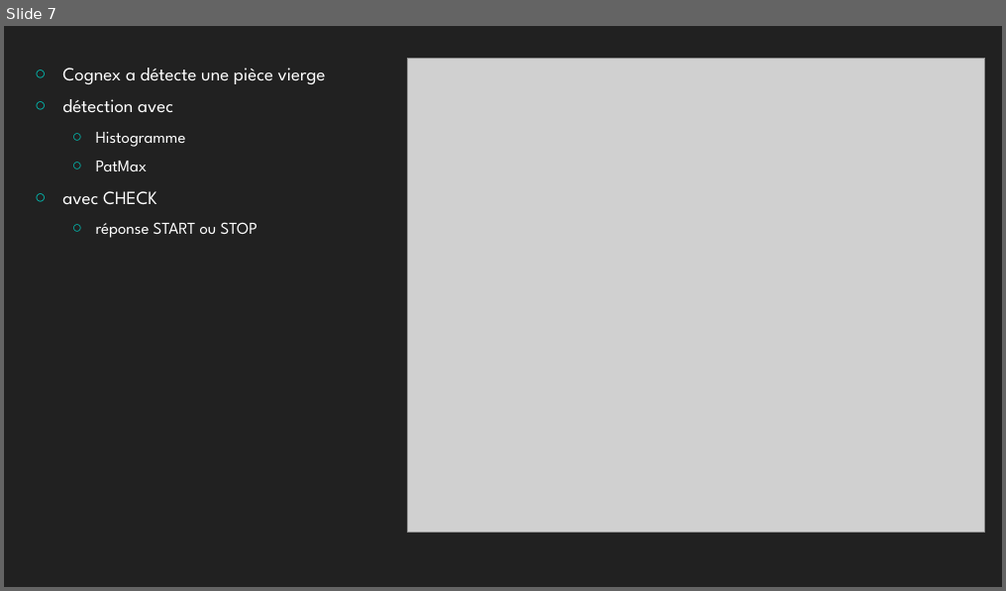
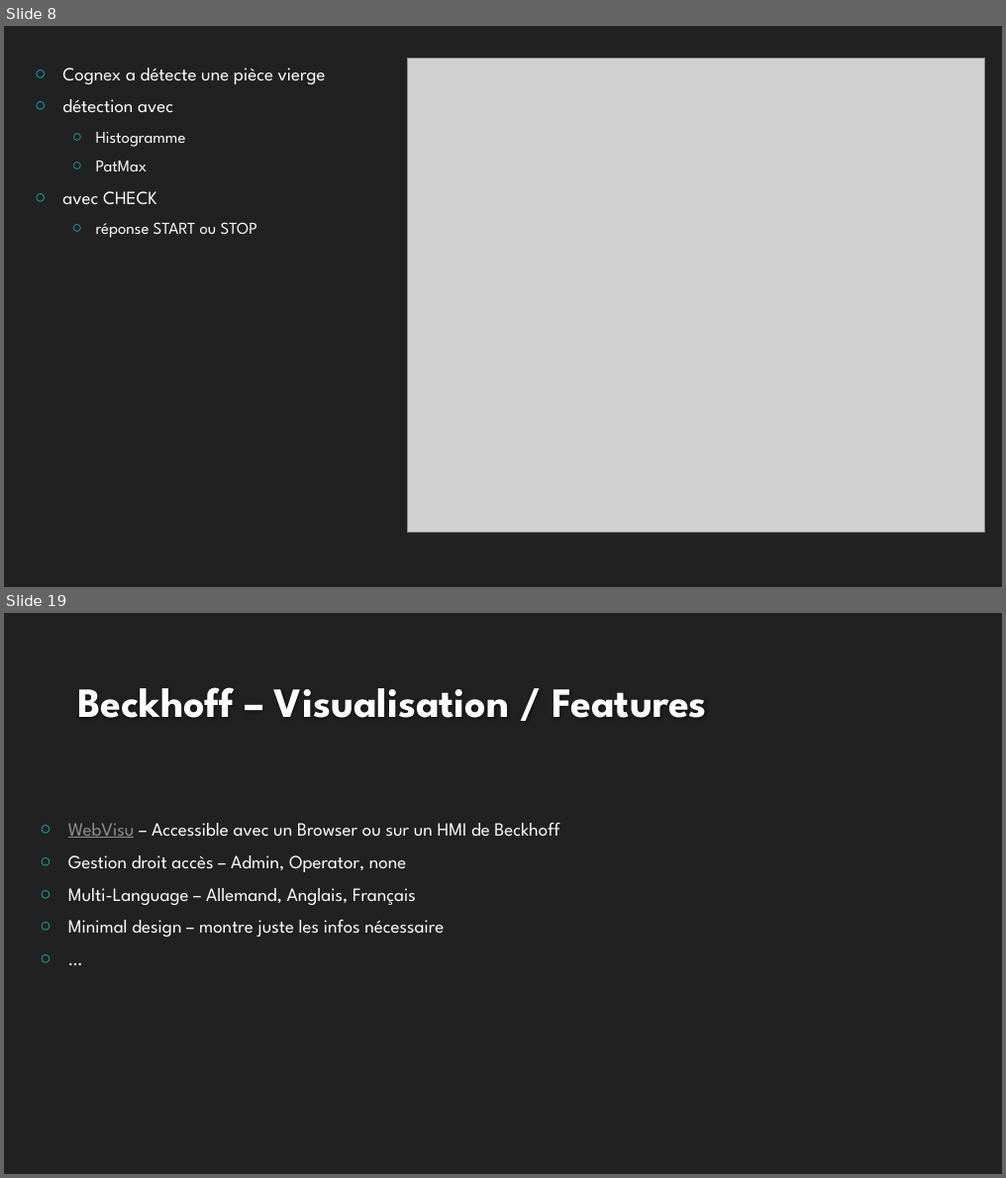
Before and after one commit to SAMUD/BeckhoffPickPlace3ax, a slide deck: Presentation.pptx. Shown one above the other, each under a label of ours: slide 7 before the commit, slides 8 and 19 after it; the slides between them are not shown. The pictures are 1006x591 and 1006x1178 pixels, drawn with LibreOffice and Linux fonts; fonts in the diff are those of the drawing; grey boxes stand for pictures; background and template pictures are left out. Boxes give left, top, right and bottom in pixels: in the first picture for what was removed or moved away, otherwise in the second. Text is boxed around its words. In the diff, an @@ line names an element or a change of style, - is before the commit and + after.

```diff
--- a/Presentation.pptx
+++ b/Presentation.pptx
@@ slide 19 added at [4, 613, 1002, 1174], background #212121 @@
@@ title added at [78, 687, 707, 718], 40 pt, text #FEFEFE, bold @@
+Beckhoff – Visualisation / Features
@@ text added at [68, 823, 559, 937], 18 pt, text #FFFFFF @@
+○ WebVisu – Accessible avec un Browser ou sur un HMI de Beckhoff
+○ Gestion droit accès – Admin, Operator, none
+○ Multi-Language – Allemand, Anglais, Français
+○ Minimal design – montre juste les infos nécessaire
+○ …
@@ what was slide 7 is now slide 8 @@
```
Also in this commit, not shown: 2 slides changed, 17 other slides added, 23 other files.
